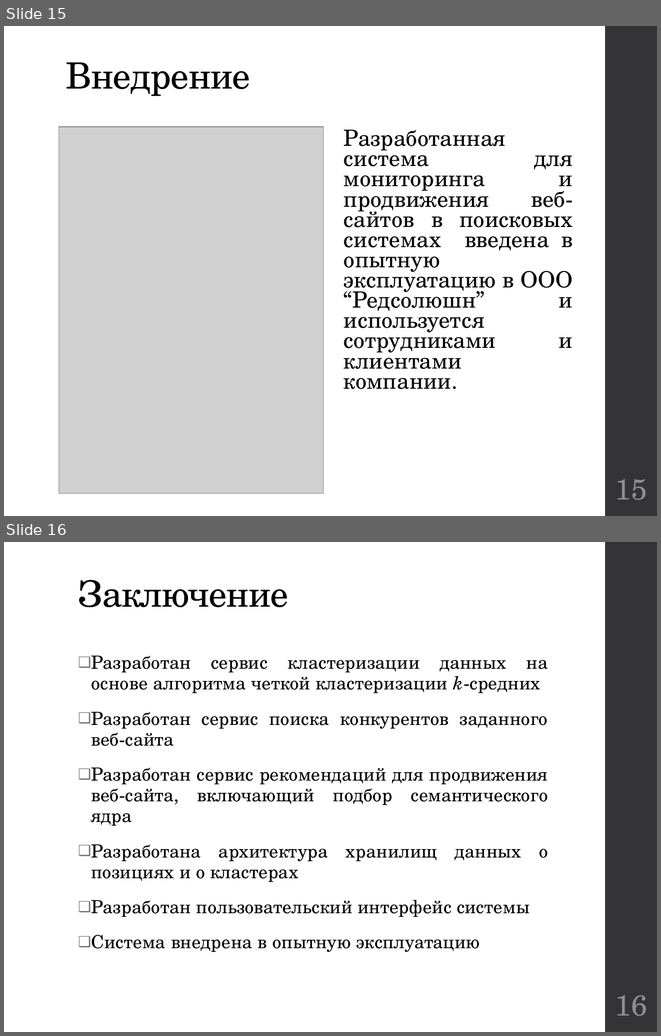
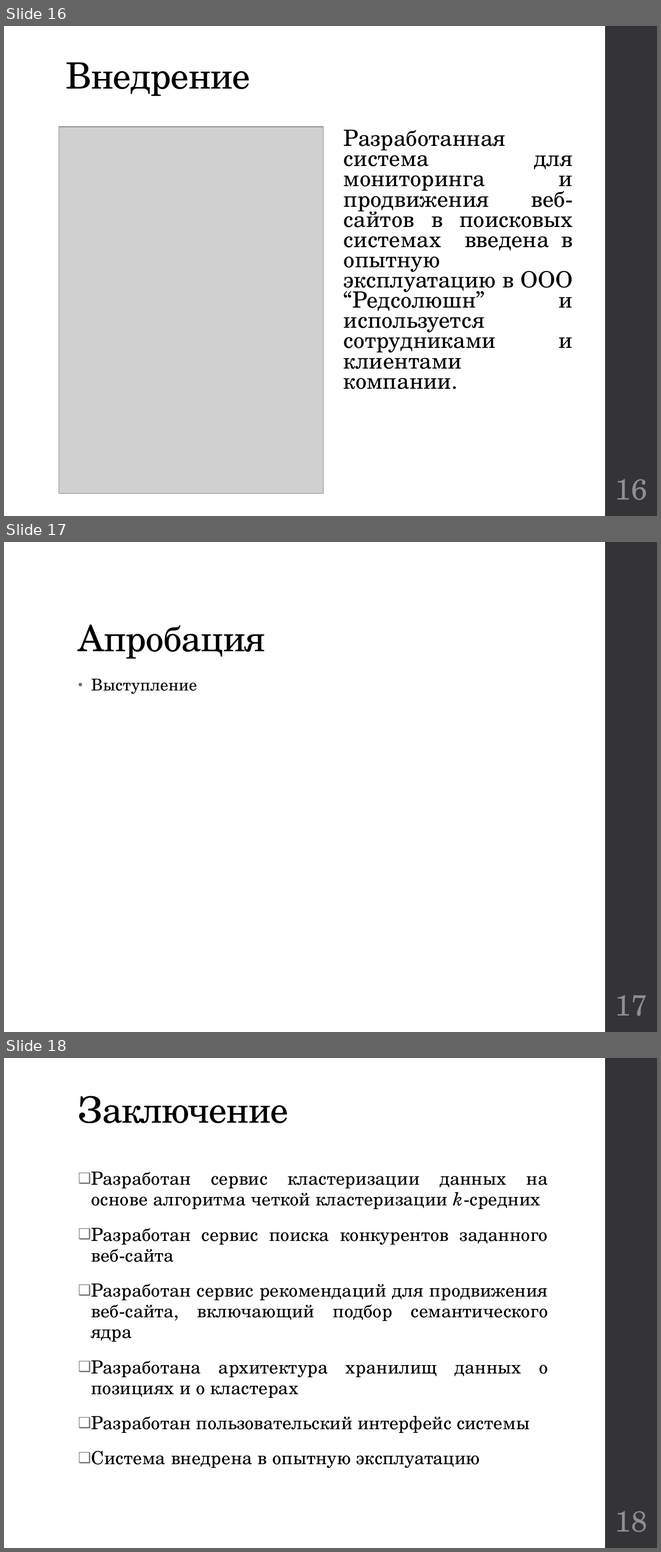
Before and after one commit to kwadraterry/diploma, a slide deck: Отчет/Доклад Неповинных.pptx. Shown one above the other, each under a label of ours: slides 15 and 16 before the commit, slides 16, 17 and 18 after it. The pictures are 661x1036 and 661x1552 pixels, drawn with LibreOffice and Linux fonts; fonts in the diff are those of the drawing; grey boxes stand for pictures. Boxes give left, top, right and bottom in pixels: in the first picture for what was removed or moved away, otherwise in the second. Text is boxed around its words. In the diff, an @@ line names an element or a change of style, - is before the commit and + after.

```diff
--- a/Отчет/Доклад Неповинных.pptx
+++ b/Отчет/Доклад Неповинных.pptx
@@ slide 17 added at (4, 542, 657, 1032), background #FFFFFF; not listed: 1 template element that a slide beside it also shows @@
@@ title added at (78, 624, 265, 659), 40 pt, text #000000 @@
+Апробация
@@ text added at (91, 678, 197, 694), 18 pt, text #000000 @@
+• Выступление
@@ page number added at (615, 995, 647, 1016), 32 pt, text #8E8E94 @@
+17
@@ what was slide 15 is now slide 16 @@
@@ page number at (615, 479, 647, 500): text changed @@
-15
+16
@@ what was slide 16 is now slide 18 @@
@@ page number at (615, 1511, 647, 1532): text changed @@
-16
+18
```
Also in this commit, not shown: 5 slides changed, 1 other slide added.
